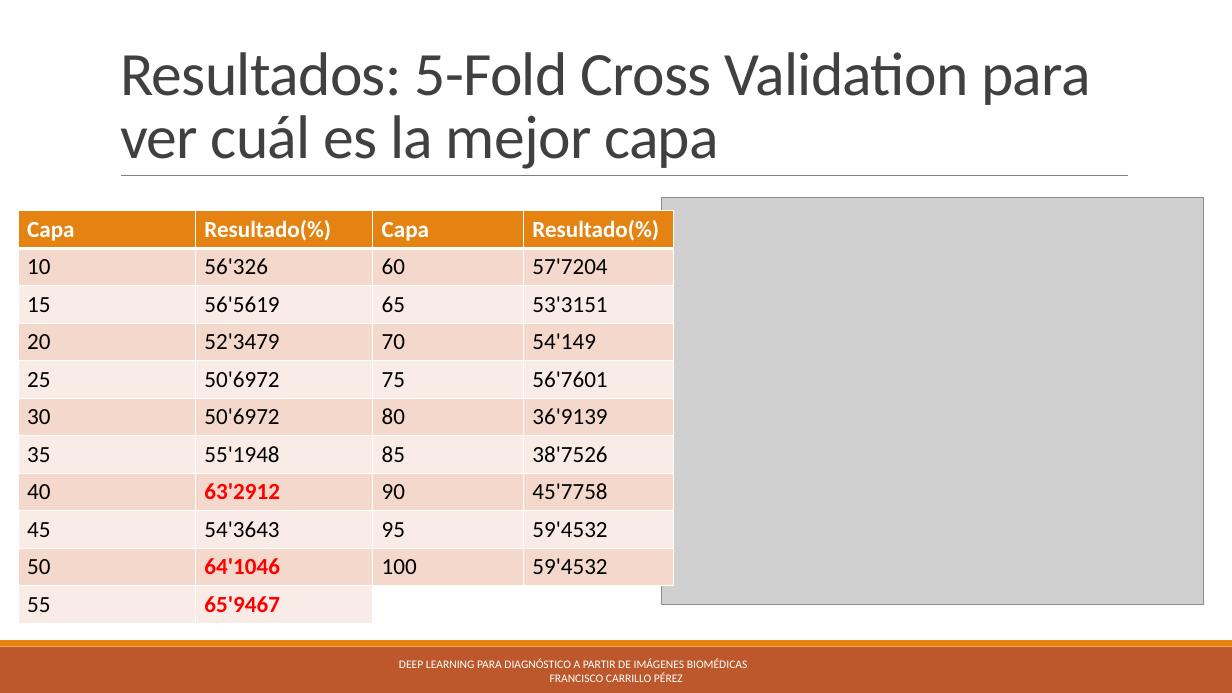
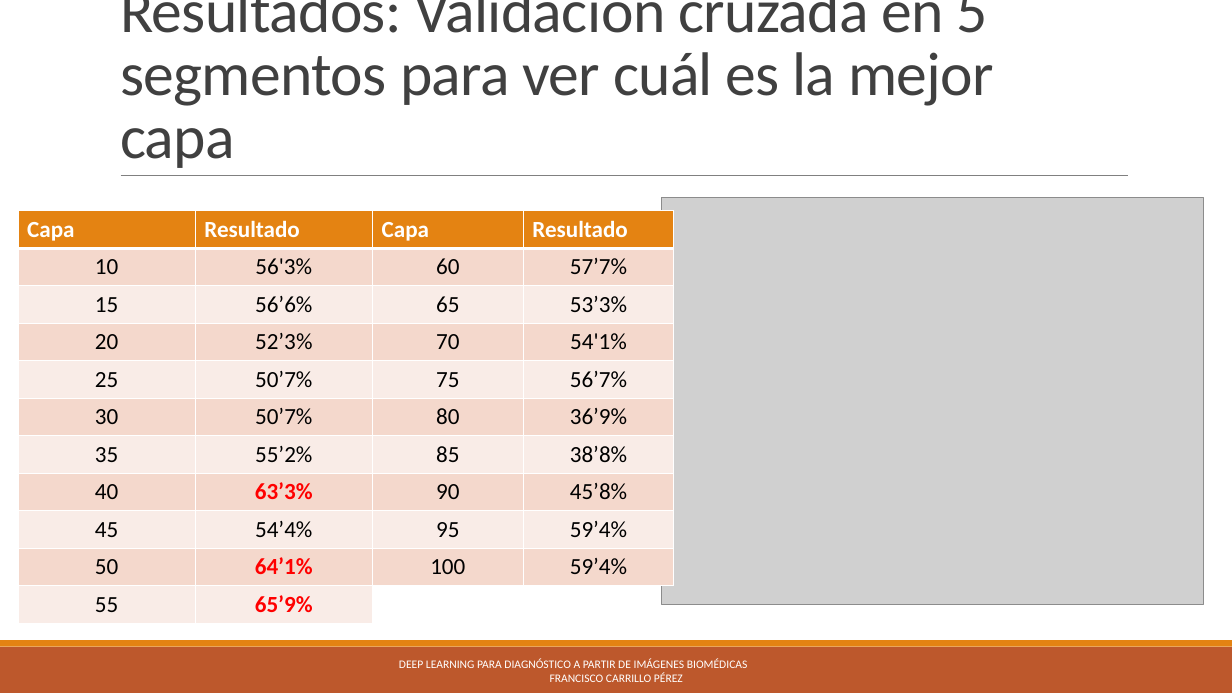
Before and after one commit to pacocp/Deep-Learning-para-diagnostico-a-partir-de-imagenes-Biomedicas, a slide deck: slide 17 of tfgpresentacion.pptx. Drawn at 1232x693 pixels with LibreOffice and Linux fonts; fonts in the diff are those of the drawing; grey boxes stand for pictures. Boxes give left, top, right and bottom in pixels: in the first picture for what was removed or moved away, otherwise in the second. Text is boxed around its words. In the diff, an @@ line names an element or a change of style, - is before the commit and + after.

```diff
--- a/tfgpresentacion.pptx
+++ b/tfgpresentacion.pptx
@@ title at <box>120,0,994,168</box>: text changed @@
-Resultados: 5-Fold Cross Validation para ver cuál es la mejor capa
+Resultados: Validación cruzada en 5 segmentos para ver cuál es la mejor capa
@@ table at <box>18,211,372,617</box> @@
-row 1, column 2: Resultado(%)
+row 1, column 2: Resultado
-row 2, column 2: 56'326
+row 2, column 2: 56'3%
-row 3, column 2: 56'5619
+row 3, column 2: 56’6%
-row 4, column 2: 52'3479
+row 4, column 2: 52’3%
-row 5, column 2: 50'6972
+row 5, column 2: 50’7%
-row 6, column 2: 50'6972
+row 6, column 2: 50’7%
-row 7, column 2: 55'1948
+row 7, column 2: 55’2%
-row 8, column 2: 63'2912
+row 8, column 2: 63’3%
-row 9, column 2: 54'3643
+row 9, column 2: 54’4%
-row 10, column 2: 64'1046
+row 10, column 2: 64’1%
-row 11, column 2: 65'9467
+row 11, column 2: 65’9%
@@ alignment left to centre @@
@@ table at <box>372,211,674,580</box> @@
-row 1, column 2: Resultado(%)
+row 1, column 2: Resultado
-row 2, column 2: 57'7204
+row 2, column 2: 57’7%
-row 3, column 2: 53'3151
+row 3, column 2: 53’3%
-row 4, column 2: 54'149
+row 4, column 2: 54'1%
-row 5, column 2: 56'7601
+row 5, column 2: 56’7%
-row 6, column 2: 36'9139
+row 6, column 2: 36’9%
-row 7, column 2: 38'7526
+row 7, column 2: 38’8%
-row 8, column 2: 45'7758
+row 8, column 2: 45’8%
-row 9, column 2: 59'4532
+row 9, column 2: 59’4%
-row 10, column 2: 59'4532
+row 10, column 2: 59’4%
@@ alignment left to centre @@
```
Also in this commit, not shown: 14 other slides changed, 1 slide added.
